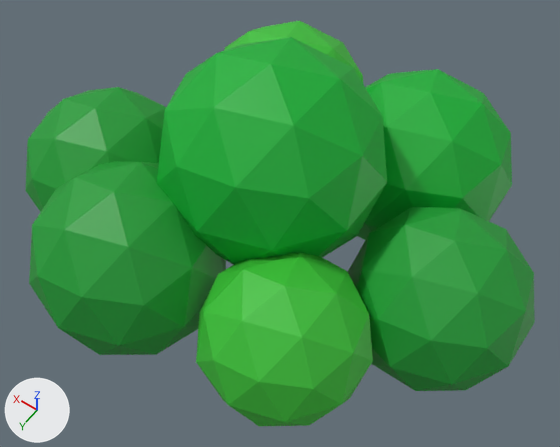
Before and after pictures for a commit that changed the glTF model assets/models/tree_2.glb.
The view is the same before and after, from a 50 mm lens placed at (-7.97, 21.08, 22.45), pointed at (-1.42, 11.9, 8.02). The axes (+X, +Y, +Z) are drawn at lower left. The lights are the same throughout. The older version comes first. Where no turn or scale is listed for an object, it has been applied to the vertices.
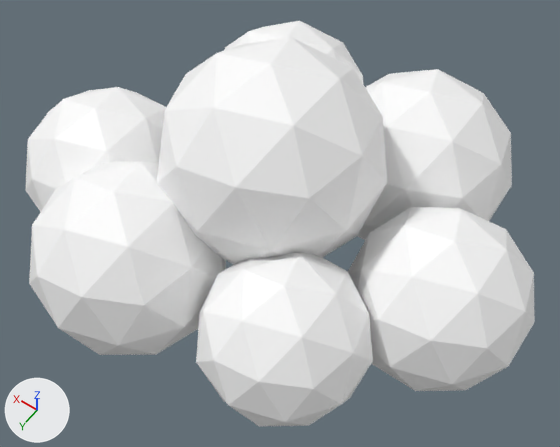
Pixel boxes [x1, y1, x2, y2] of what changed, in the pictures (560 x 447 px):
'Icosphere.006', recoloured (green to white): [157, 37, 387, 265] in both
'Icosphere.003', recoloured (green to white): [29, 161, 226, 355] in both
'Icosphere.002', recoloured (green to white): [348, 207, 535, 391] in both
'Icosphere.004', recoloured (green to white): [196, 253, 373, 427] in both
'Icosphere.001', recoloured (green to white): [358, 69, 512, 240] in both
'Icosphere.005', recoloured (green to white): [25, 87, 166, 212] in both
'Icosphere', recoloured (green to white): [224, 21, 363, 83] in both

The edits, one by one:
Material 'Material.001' (mat_material_001) changes colour from green #3ac036 to white #ffffff; in linear values from (0.0423, 0.527, 0.0369) to (1.0, 1.0, 1.0).
Material 'Material.003' (mat_material_003) changes colour from green #00b032 to white #ffffff; in linear values from (0.0, 0.434, 0.0319) to (1.0, 1.0, 1.0).
Material 'Material.005' (mat_material_005) changes colour from green #199d34 to white #ffffff; in linear values from (0.00972, 0.337, 0.0343) to (1.0, 1.0, 1.0).
Material 'Material.007' (mat_material_007) changes colour from green #199d34 to white #ffffff; in linear values from (0.00972, 0.337, 0.0343) to (1.0, 1.0, 1.0).
Material 'Material.002' (mat_material_002) changes colour from green #3ac036 to white #ffffff; in linear values from (0.0423, 0.527, 0.0369) to (1.0, 1.0, 1.0).
Material 'Material.006' (mat_material_006) changes colour from green #199d34 to white #ffffff; in linear values from (0.00972, 0.337, 0.0343) to (1.0, 1.0, 1.0).
Material 'Material.004' (mat_material_004) changes colour from green #00b032 to white #ffffff; in linear values from (0.0, 0.434, 0.0319) to (1.0, 1.0, 1.0).
